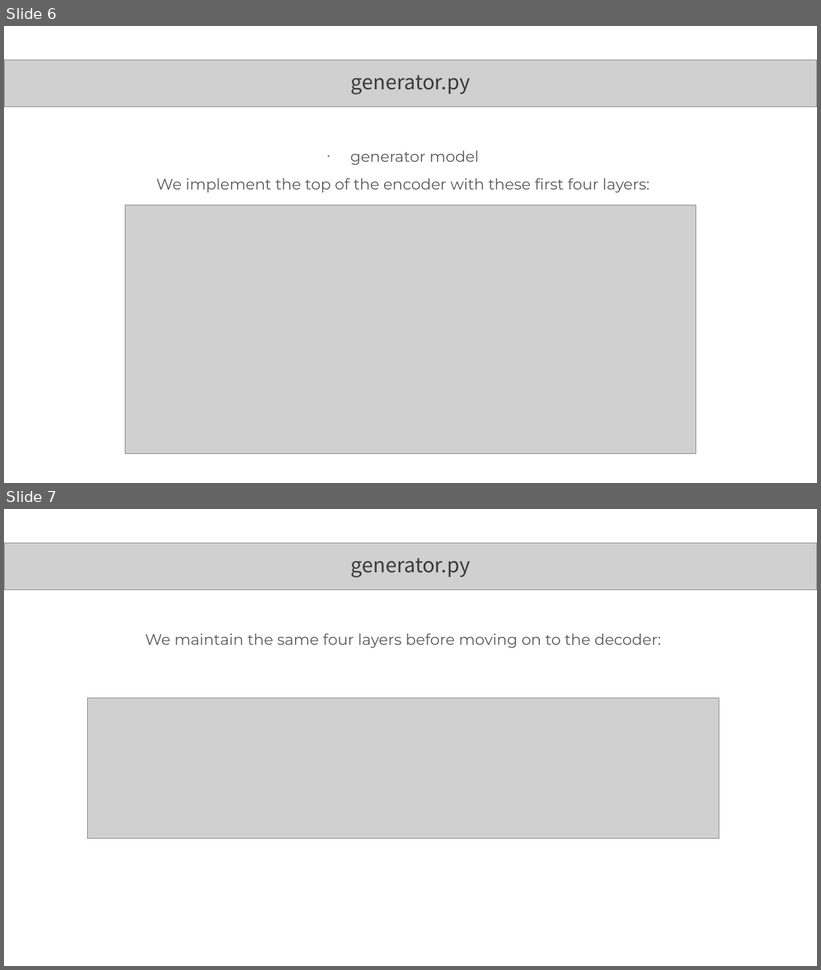
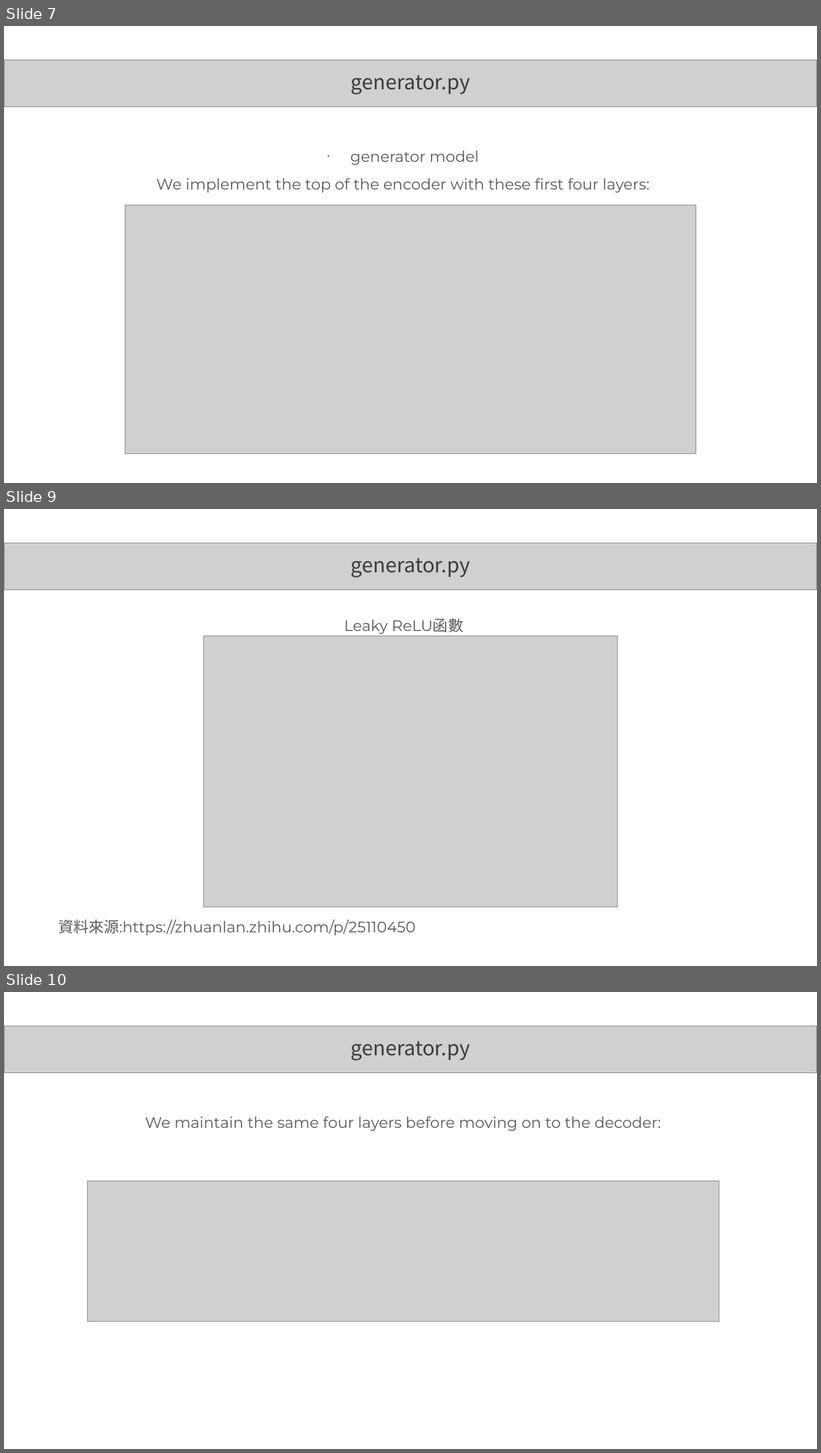
Before and after one commit to MtFeather/AI-and-Security, a slide deck: tensorflow/pix2pixGAN.pptx. Shown one above the other, each under a label of ours: slides 6 and 7 before the commit, slides 7, 9 and 10 after it; the slides between them are not shown. The pictures are 821x970 and 821x1453 pixels, drawn with LibreOffice and Linux fonts; fonts in the diff are those of the drawing; grey boxes stand for pictures. Boxes give left, top, right and bottom in pixels: in the first picture for what was removed or moved away, otherwise in the second. Text is boxed around its words. In the diff, an @@ line names an element or a change of style, - is before the commit and + after.

```diff
--- a/tensorflow/pix2pixGAN.pptx
+++ b/tensorflow/pix2pixGAN.pptx
@@ slide 9 added at (x1=4, y1=509, x2=817, y2=966), background #FFFFFF @@
@@ picture added at (x1=4, y1=543, x2=817, y2=590) @@
@@ text added at (x1=350, y1=558, x2=470, y2=578), 24 pt, text #3C3C3C @@
+generator.py
@@ text added at (x1=58, y1=618, x2=463, y2=936), 18 pt, text #595959 @@
+Leaky ReLU函數
+資料來源:https://zhuanlan.zhihu.com/p/25110450
@@ picture added at (x1=204, y1=636, x2=618, y2=908) @@
@@ what was slide 6 is now slide 7 @@
@@ what was slide 7 is now slide 10 @@
```
Also in this commit, not shown: 4 other slides added.
